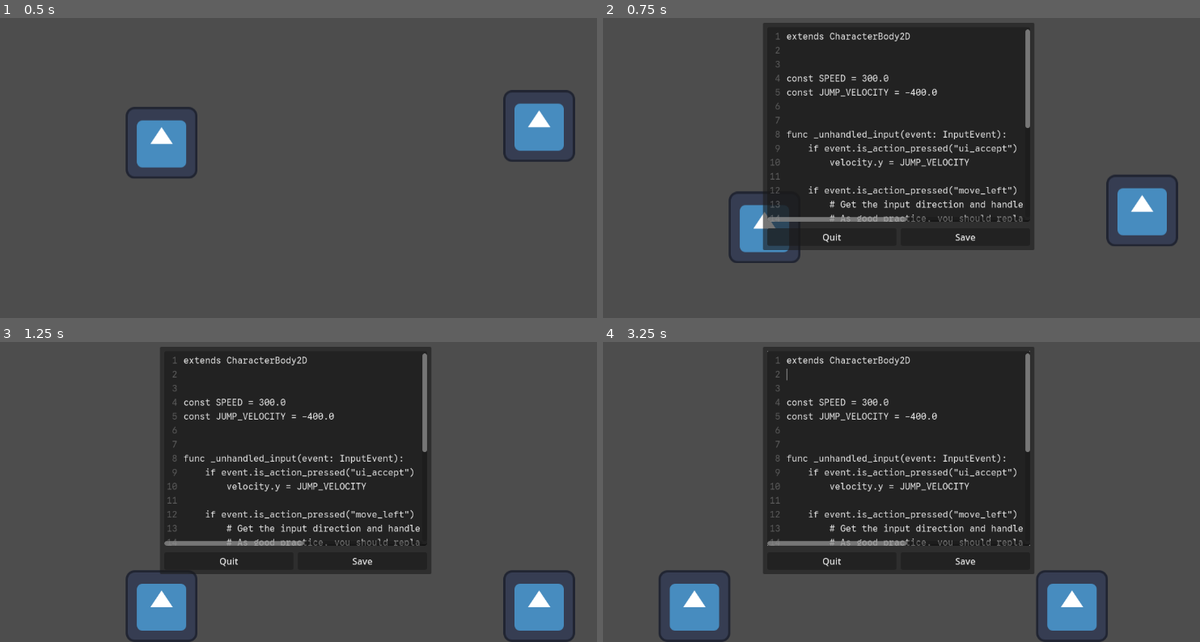
Above: before the commit, frames 1-4 (two rows, left to right).
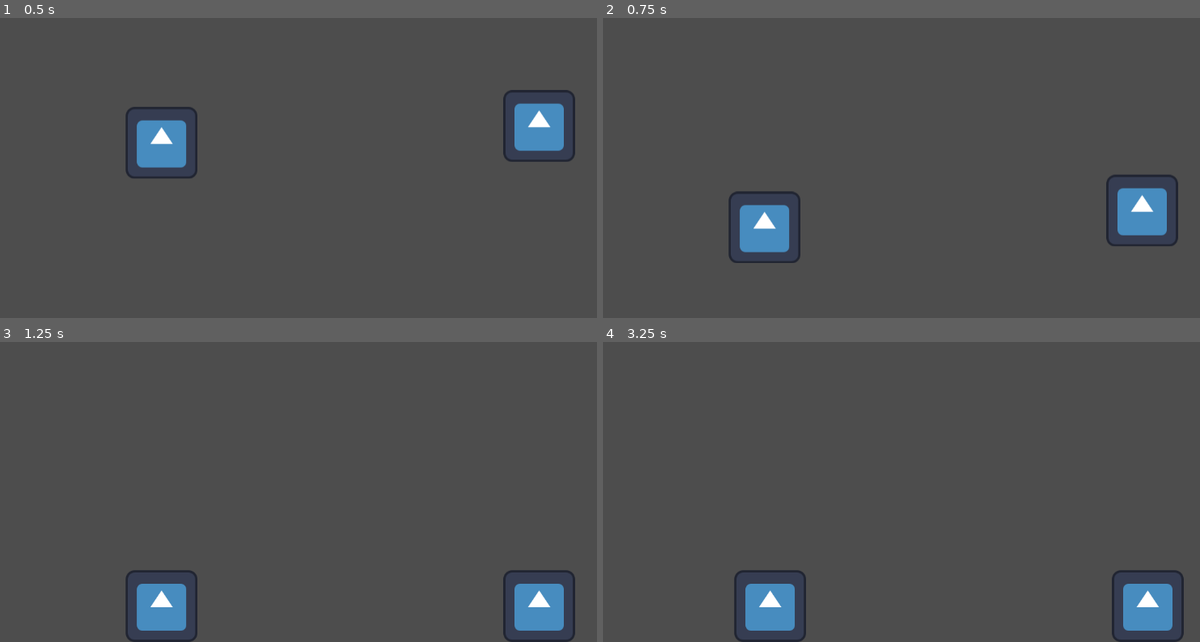
Above: after the commit, the same moments.

Repository: weedleeedle/self-coding-game-prototype
Game: Godot game, scene res://main.tscn
Two runs of this game, one before a commit and one after it. Both use one fixed random seed, a clock stepped at 60 frames per second and the inputs below. The engine's default icon, where the game draws it, is replaced by a stand-in: a white triangle on a blue panel in a dark square.
Inputs (mouse positions are in pixels of both pictures, inside the frame that each line leads up to):
- Up to frame 1 (0.5 s): no input
- Up to frame 2 (0.75 s): tap Enter (ui_accept) at 0.5 s; move the mouse to (764, 147) at 0.52 s; press the mouse at (764, 147) at 0.53 s; hold D (move_right) from 0.53 s (still down)
- Up to frame 3 (1.25 s): keep holding D (move_right); tap Enter (ui_accept) at 0.77 s
- Up to frame 4 (3.25 s): release D (move_right) at 1.25 s; release the mouse at (764, 471) at 1.25 s; click (967, 561) at 1.25 s, where only the run before the commit has a clickable "Save"; tap Enter (ui_accept) at 2, 2.27 s; move the mouse to (1140, 606) at 2.02 s; hold D (move_right) 2.03-2.78 s; click (1140, 606) at 2.1 s; move the mouse to (961, 381) at 2.77 s; press the mouse at (961, 381) at 2.78 s; hold A (move_left) from 2.78 s (still down)

Frame 1 is identical in both runs. In frame 2, 33% of the frame differs, in the area x 26-73%, y 1-78%; in frame 3, 33%; in frame 4, 40%, in the area x 9-98%, y 1-100%.
Error after the commit: Parse Error: Could not parse global class "CodeEditor" from "res://code_editor/code_editor.gd". (res://editor_manager/editor_manager.gd:4)

Commit message:
Added type hints to CodeEditor

Diff:
--- a/code_editor/code_editor.gd
+++ b/code_editor/code_editor.gd
@@ -12,12 +12,15 @@
 
 @onready var code_edit: CodeEdit = %CodeEdit
 
+func _ready() -> void:
+    pass
+
 func set_script_in_editor(script: Script) -> void:
 	code_edit.text = script.source_code
 
-func _on_quit_button_pressed():
+func _on_quit_button_pressed() -> void:
 	quit.emit()
 
-func _on_save_button_pressed():
+func _on_save_button_pressed() -> void:
 	edited_script.source_code = code_edit.text
 	saved.emit()
